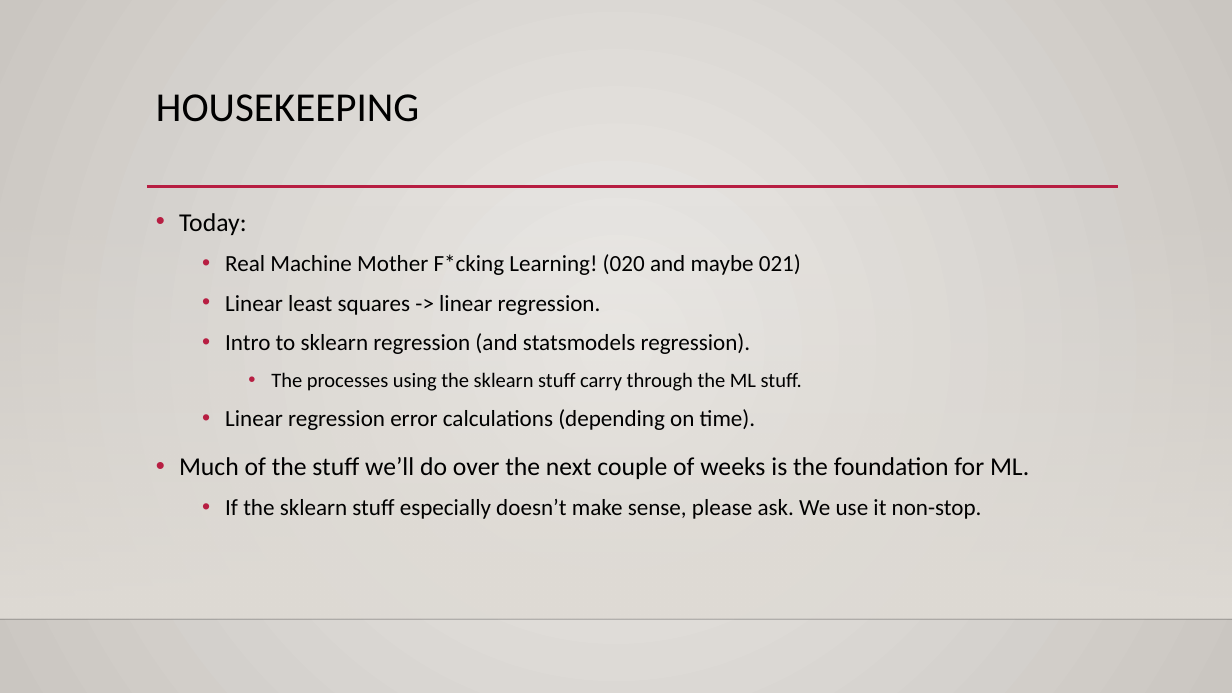
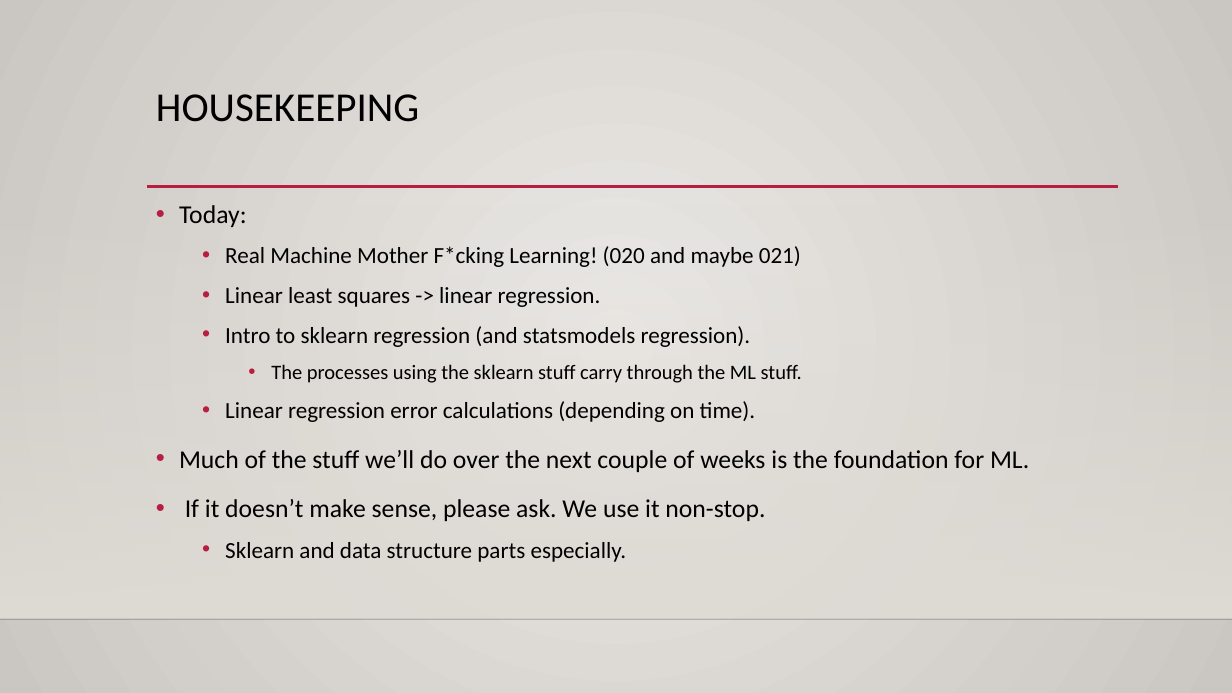
Before and after one commit to AkeemSemperDataScience/Basic_Stats_in_Python_Student_Repository, a slide deck: slide 1 of reference_material/slides/020_Linear_Least_Squares.pptx. Drawn at 1232x693 pixels with LibreOffice and Linux fonts; fonts in the diff are those of the drawing; background and template pictures are left out. Boxes give left, top, right and bottom in pixels: in the first picture for what was removed or moved away, otherwise in the second. Text is boxed around its words. In the diff, an @@ line names an element or a change of style, - is before the commit and + after.

```diff
--- a/reference_material/slides/020_Linear_Least_Squares.pptx
+++ b/reference_material/slides/020_Linear_Least_Squares.pptx
@@ text "Today:": place and size @@
-text "Today:" at box(179, 213, 1029, 519)
+text "Today:" at box(179, 205, 1029, 562)
@@ text at box(185, 499, 765, 562): text changed; size 18 to 20 pt @@
-  • If the sklearn stuff especially doesn’t make sense, please ask. We use it non-stop.
+• If it doesn’t make sense, please ask. We use it non-stop.
+  • Sklearn and data structure parts especially.
```
Also in this commit, not shown: 5 other slides changed, 1 slide added, 2 other files.
